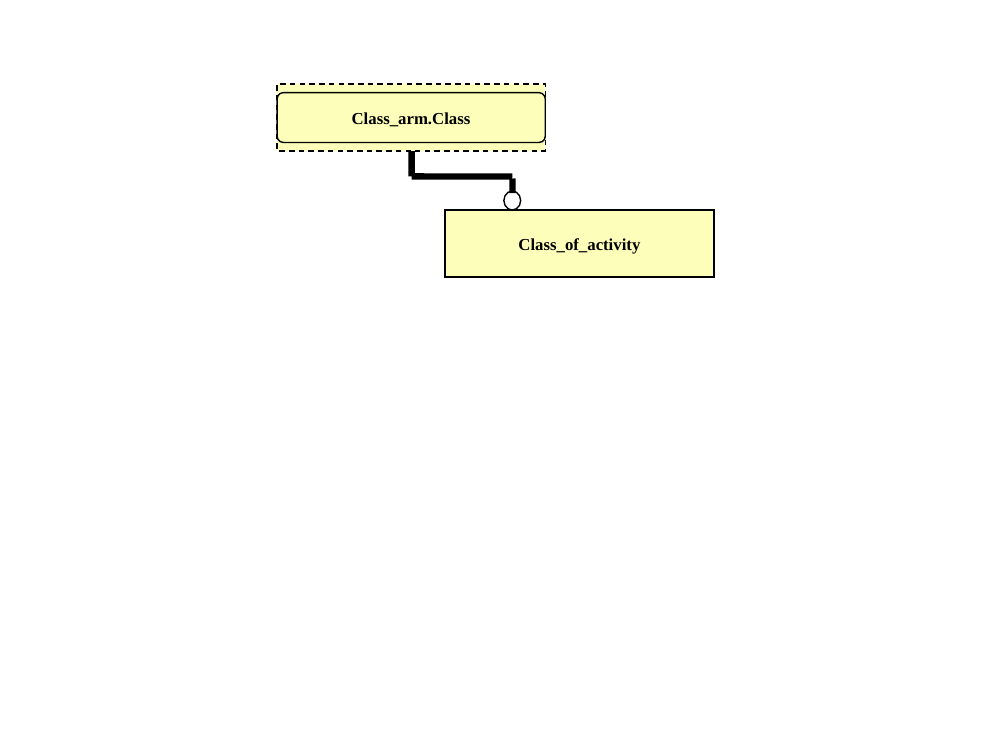
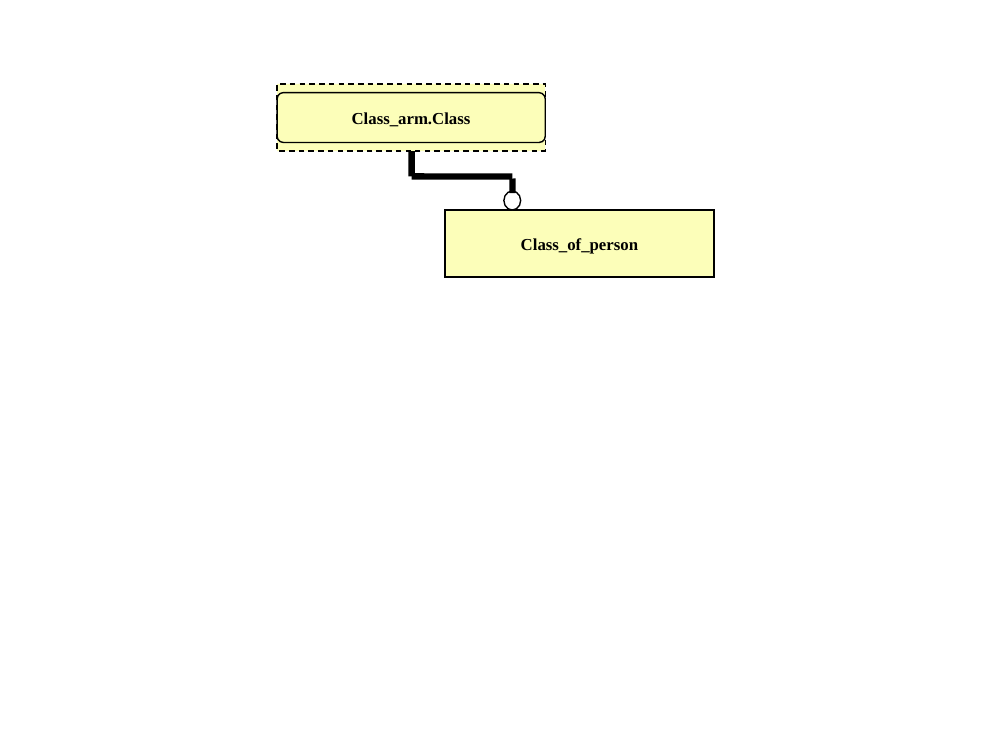
Before and after one commit to starseeker/stepmod_mirror, a slide deck: slide 2 of data/modules/class_of_person/class_of_person.ppt. Drawn at 1008x756 pixels with LibreOffice and Linux fonts; fonts in the diff are those of the drawing. Boxes give left, top, right and bottom in pixels: in the first picture for what was removed or moved away, otherwise in the second. Text is boxed around its words. In the diff, an @@ line names an element or a change of style, - is before the commit and + after.

```diff
--- a/data/modules/class_of_person/class_of_person.ppt
+++ b/data/modules/class_of_person/class_of_person.ppt
@@ text in rectangle at [521, 238, 638, 254]: text changed @@
-Class_of_activity
+Class_of_person
```
Also in this commit, not shown: 13 other files.
